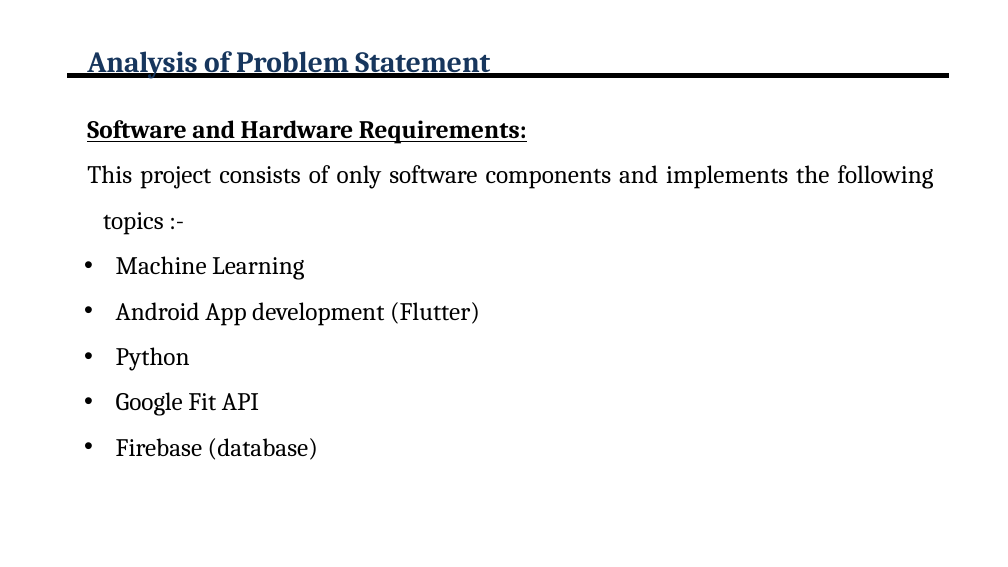
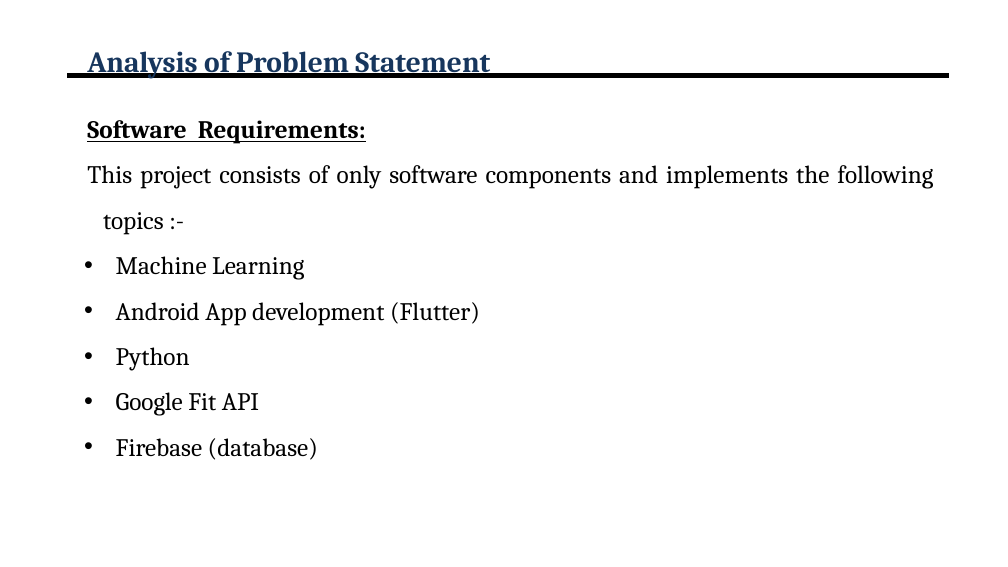
Before and after one commit to HealthBuddy99/HealthBuddy, a slide deck: slide 5 of review0.pptx. Drawn at 1008x567 pixels with LibreOffice and Linux fonts; fonts in the diff are those of the drawing; background and template pictures are left out. Boxes give left, top, right and bottom in pixels: in the first picture for what was removed or moved away, otherwise in the second. Text is boxed around its words. In the diff, an @@ line names an element or a change of style, - is before the commit and + after.

```diff
--- a/review0.pptx
+++ b/review0.pptx
@@ text at [87, 120, 366, 144]: text changed @@
-Software and Hardware Requirements:
+Software Requirements:
```
Also in this commit, not shown: 2 other slides changed, 3 other files.
